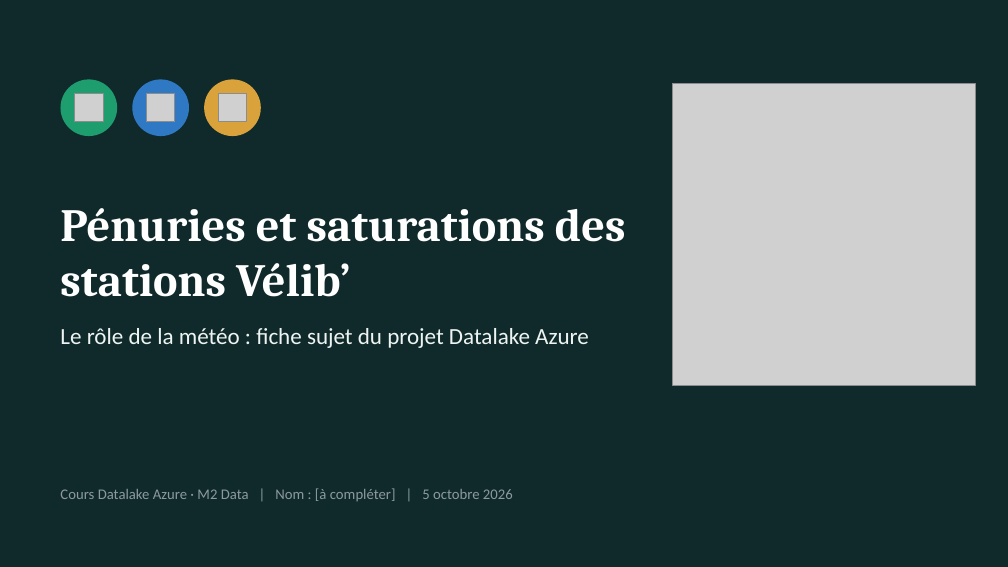
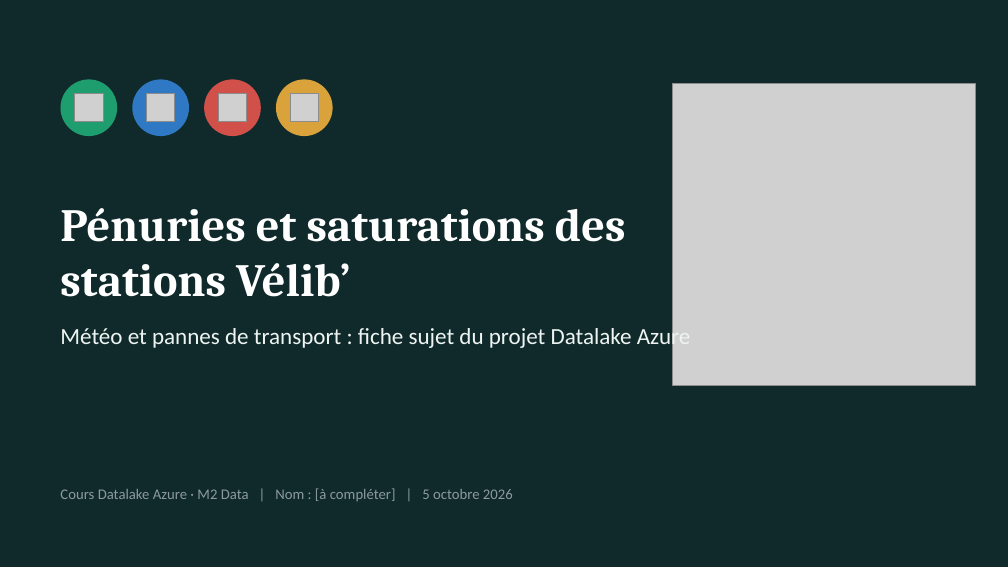
Before and after one commit to developpeur239/data-engineering-journey, a slide deck: slide 1 of fiche_sujet_velib_meteo.pptx. Drawn at 1008x567 pixels with LibreOffice and Linux fonts; fonts in the diff are those of the drawing; grey boxes stand for pictures. Boxes give left, top, right and bottom in pixels: in the first picture for what was removed or moved away, otherwise in the second. Text is boxed around its words. In the diff, an @@ line names an element or a change of style, - is before the commit and + after.

```diff
--- a/fiche_sujet_velib_meteo.pptx
+++ b/fiche_sujet_velib_meteo.pptx
@@ ellipse at (204, 79, 261, 136): fill #D9A23A to #D2504A @@
@@ ellipse added at (276, 79, 333, 136), fill #D9A23A @@
@@ picture added at (290, 94, 319, 123) @@
@@ text at (60, 324, 691, 350): text changed @@
-Le rôle de la météo : fiche sujet du projet Datalake Azure
+Météo et pannes de transport : fiche sujet du projet Datalake Azure
```
Also in this commit, not shown: 11 other slides changed, 6 slides added, 1 slide removed.
